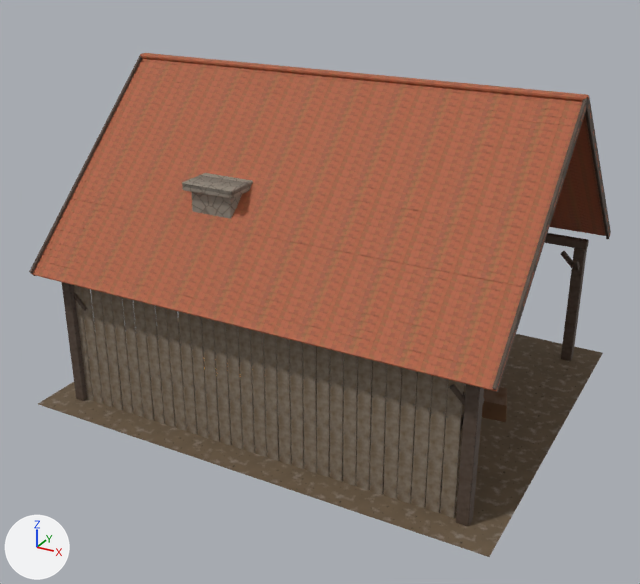
The glTF model assets/meshes/blacksmith.gltf, before and after one commit.
Rendered twice from a camera (50 mm lens) standing at (8.95, -17.06, 10.74) and looking at (0.01, -0.81, 2.62). Every picture has the same lights, and +X, +Y and +Z are marked at lower left. The first picture is the older version. Vertices at exactly the same position are counted once.

The scene before the commit, as lines of its bpy script (objects in view):
```python
me_blacksmith = bpy.data.meshes.new('blacksmith')
me_blacksmith.from_pydata(...)  # 6428 vertices, 11454 faces; spans x -5.5..5.5, y -4.5..4.5, z 0.0..7.44
me_blacksmith.materials.append(mat_dirt)
me_blacksmith.materials.append(mat_oak_dark)
me_blacksmith.materials.append(mat_oak_weathered)
me_blacksmith.materials.append(mat_terracotta)
me_blacksmith.materials.append(mat_stone)
me_blacksmith.materials.append(mat_coal)
me_blacksmith.materials.append(mat_leather)
me_blacksmith.materials.append(mat_iron)
me_blacksmith.materials.append(mat_glass)
ob_blacksmith = bpy.data.objects.new('blacksmith', me_blacksmith)
ob_blacksmith.location = (0.0, 0.0, 0.0)
```
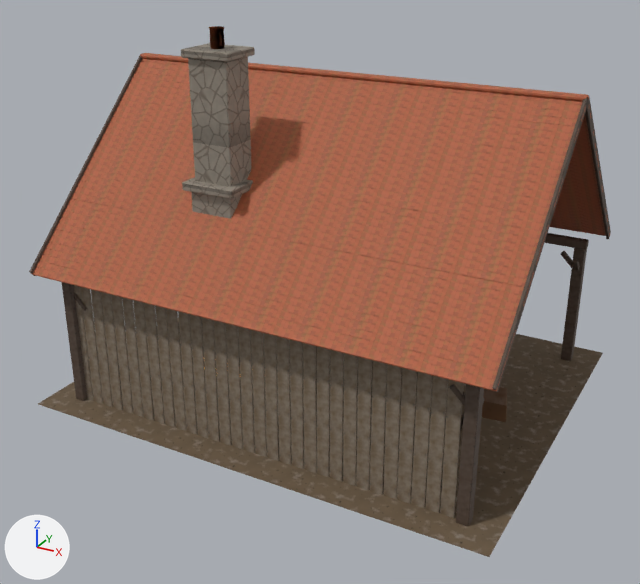
What differs and where, as boxes (x1, y1, x2, y2) in the pictures (640 x 584 px):
'blacksmith', reshaped
    before: (29, 53, 611, 557)
    after: (29, 26, 611, 557)
part 1 of me_blacksmith, added
    after: (188, 57, 251, 187)
part 2 of me_blacksmith, added
    after: (181, 43, 255, 62)
part 3 of me_blacksmith, added
    after: (209, 26, 225, 49)

What the commit changed:
me_blacksmith is used by ob_blacksmith; location (0.0, 0.0, 0.0).
me_blacksmith had 6428 vertices, 11454 faces and spanned x -5.5..5.5, y -4.5..4.5, z 0.0..7.44.
me_blacksmith now has 6524 vertices, 11624 faces and spans x -5.5..5.5, y -4.5..4.5, z 0.0..8.51.
me_blacksmith part 1: the loose piece of 24 vertices spanning x -2.0..-1.0, y -2.75..-1.75, z 2.7..5.3 is copied, and the copy is scaled about its middle by (0.924, 0.781, 1.31), then moved by (0.0, 0.0, 2.25); it spans x -1.96..-1.04, y -2.64..-1.86, z 4.55..7.95.
me_blacksmith part 2: the loose piece of 24 vertices spanning x -2.12..-0.88, y -2.88..-1.62, z 5.26..5.44 is copied, and the copy is scaled about its middle by (0.896, 0.768, 0.872), then moved by (0.0, 0.0, 2.68); it spans x -2.06..-0.94, y -2.73..-1.77, z 7.95..8.11.
me_blacksmith part 3: a new loose piece of 48 vertices spanning x -1.64..-1.33, y -2.43..-2.12, z 8.11..8.51, in mat_terracotta.
